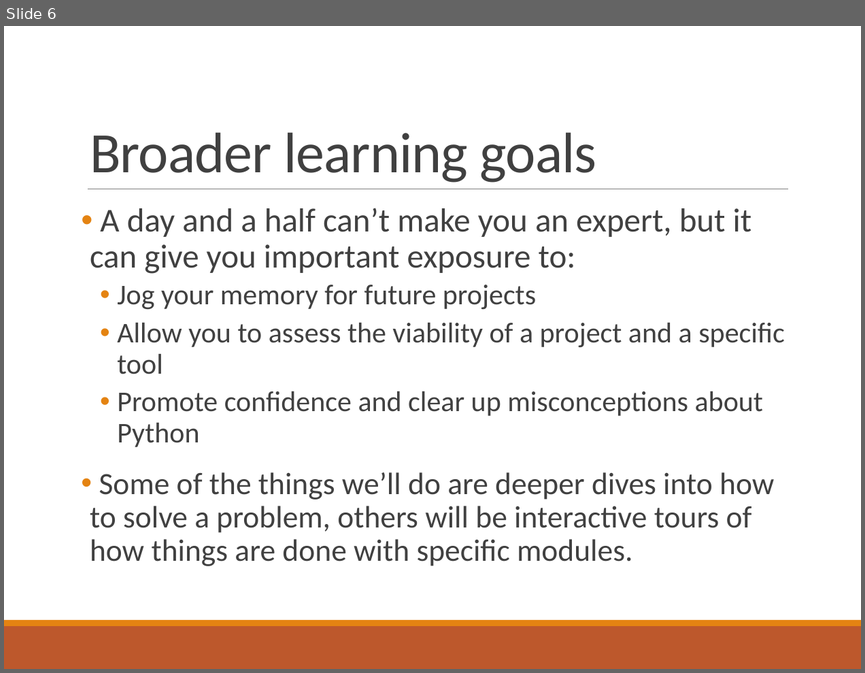
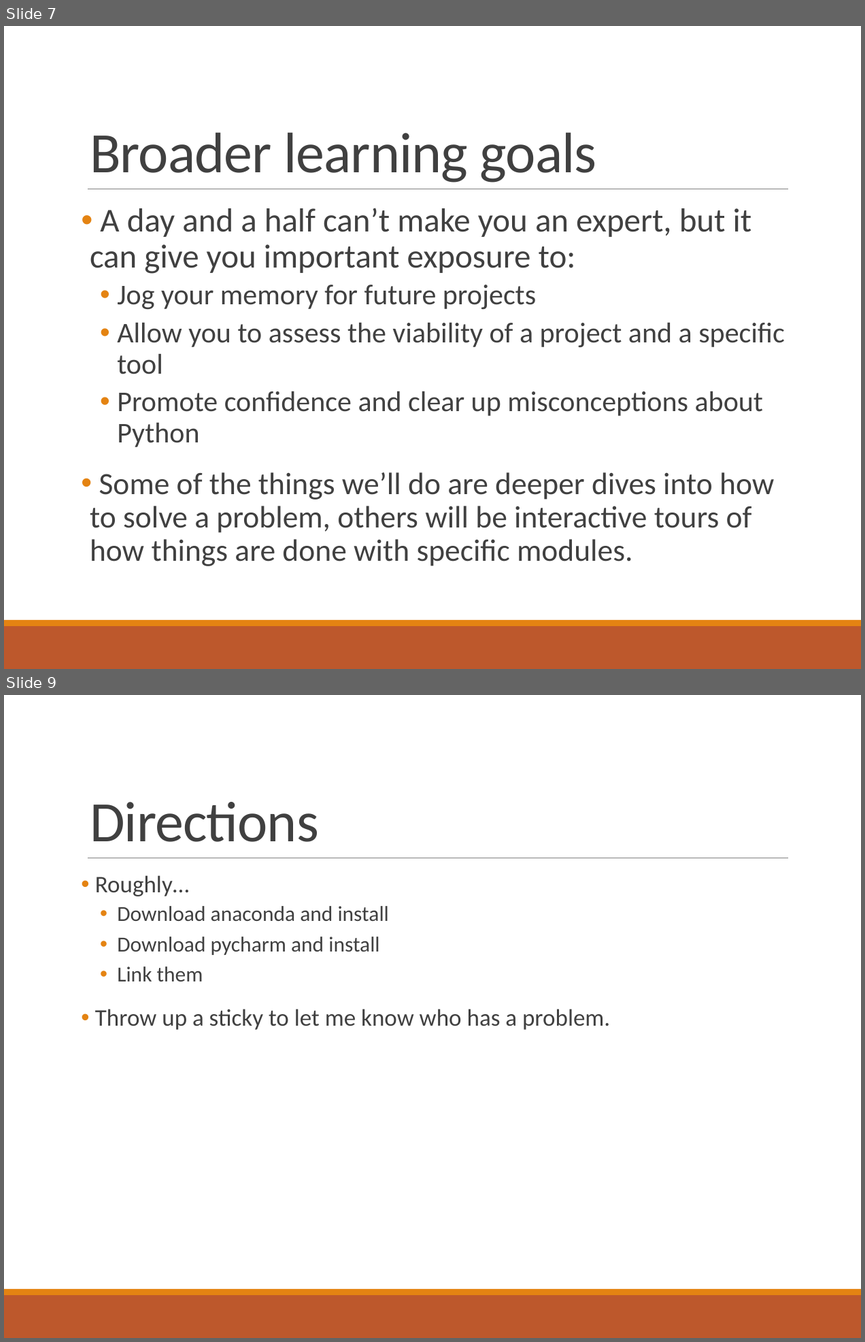
Before and after one commit to elliewix/RAILS-intermed-python-april-2018, a slide deck: RAILS.pptx. Shown one above the other, each under a label of ours: slide 6 before the commit, slides 7 and 9 after it; the slides between them are not shown. The pictures are 865x673 and 865x1342 pixels, drawn with LibreOffice and Linux fonts; fonts in the diff are those of the drawing. Boxes give left, top, right and bottom in pixels: in the first picture for what was removed or moved away, otherwise in the second. Text is boxed around its words. In the diff, an @@ line names an element or a change of style, - is before the commit and + after.

```diff
--- a/RAILS.pptx
+++ b/RAILS.pptx
@@ slide 9 added at <box>4,695,861,1338</box>, background #FFFFFF; not listed: 3 template elements that a slide beside it also shows @@
@@ title added at <box>90,802,319,842</box>, 48 pt, text #404040 @@
+Directions
@@ text added at <box>95,875,610,1030</box>, 18 pt, text #404040 @@
+• Roughly…
+  • Download anaconda and install
+  • Download pycharm and install
+  • Link them
+• Throw up a sticky to let me know who has a problem.
@@ what was slide 6 is now slide 7 @@
```
Also in this commit, not shown: 49 other slides added.
